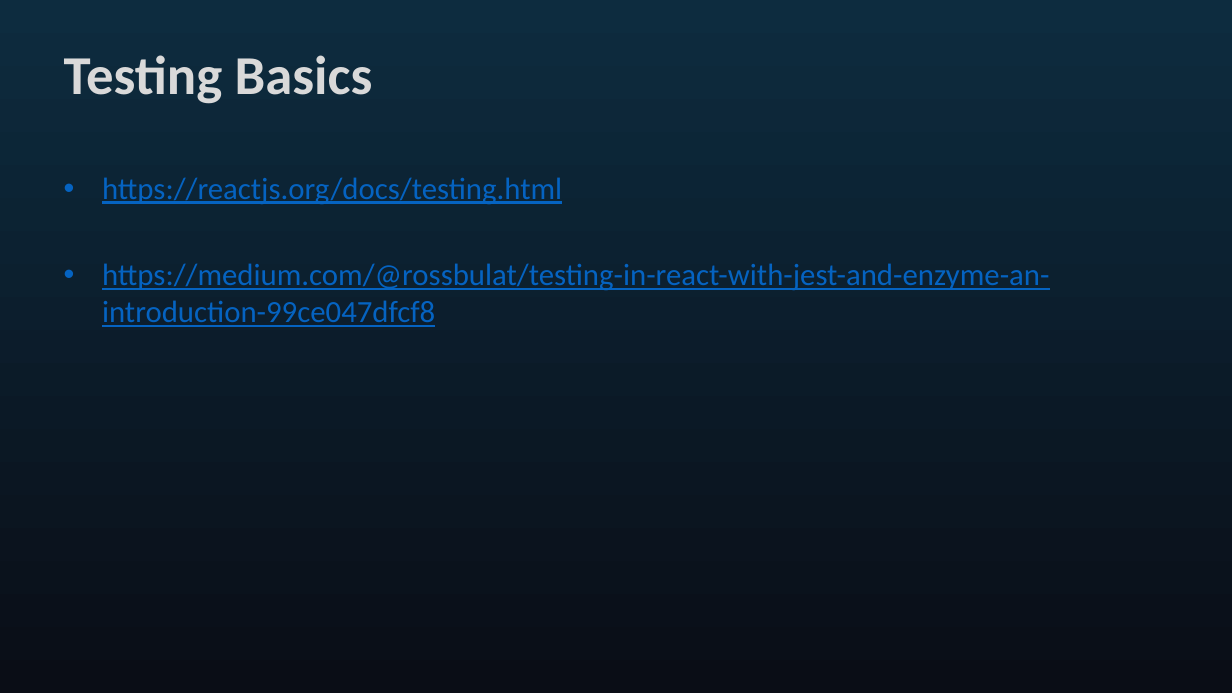
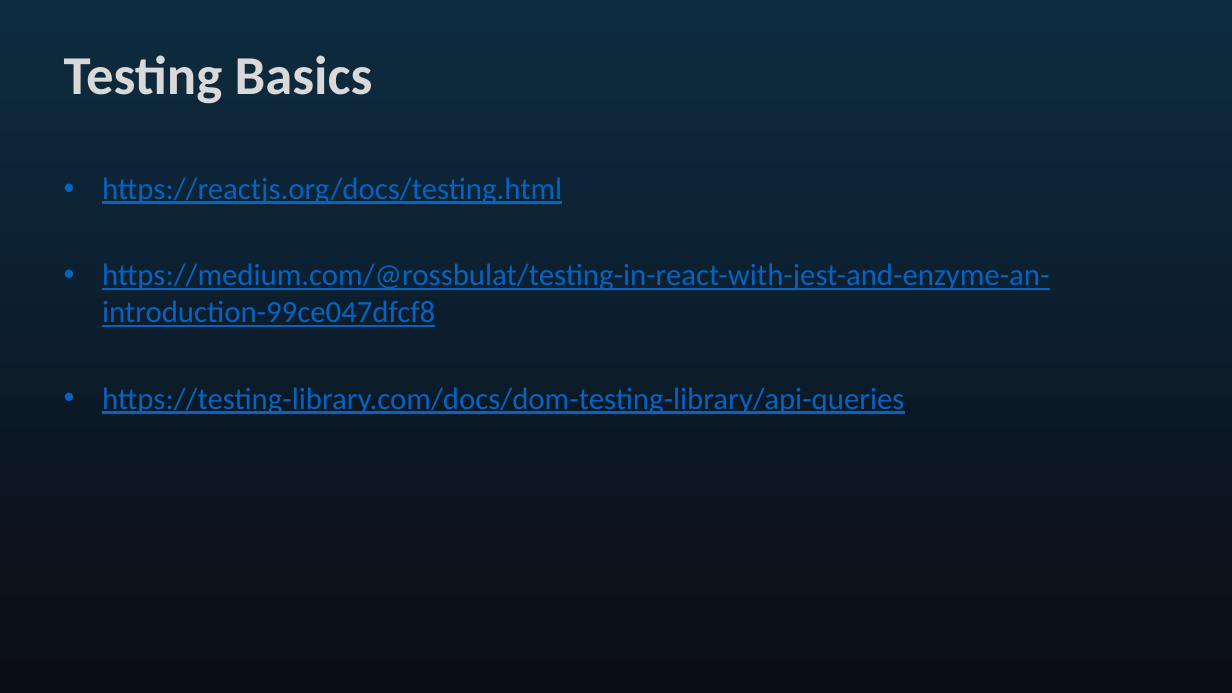
Before and after one commit to seblechernet/PowerPoint-Decks, a slide deck: slide 17 of 07 Testing with Jest.pptx. Drawn at 1232x693 pixels with LibreOffice and Linux fonts; fonts in the diff are those of the drawing. Boxes give left, top, right and bottom in pixels: in the first picture for what was removed or moved away, otherwise in the second. Text is boxed around its words. In the diff, an @@ line names an element or a change of style, - is before the commit and + after.

Commit message:
testing updates

```diff
--- a/07 Testing with Jest.pptx
+++ b/07 Testing with Jest.pptx
@@ text at [102,387,904,415]: paragraph added @@
+• https://testing-library.com/docs/dom-testing-library/api-queries
```
Also in this commit, not shown: 2 other slides changed.
